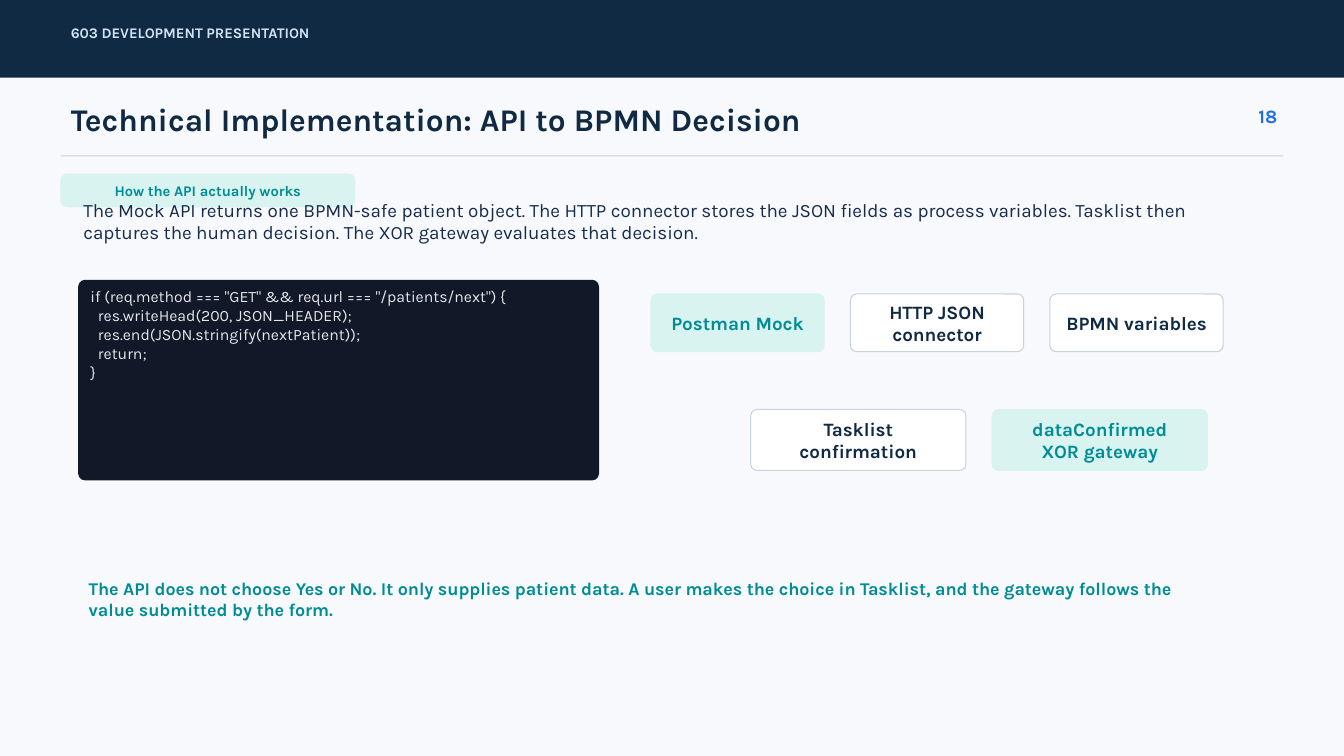
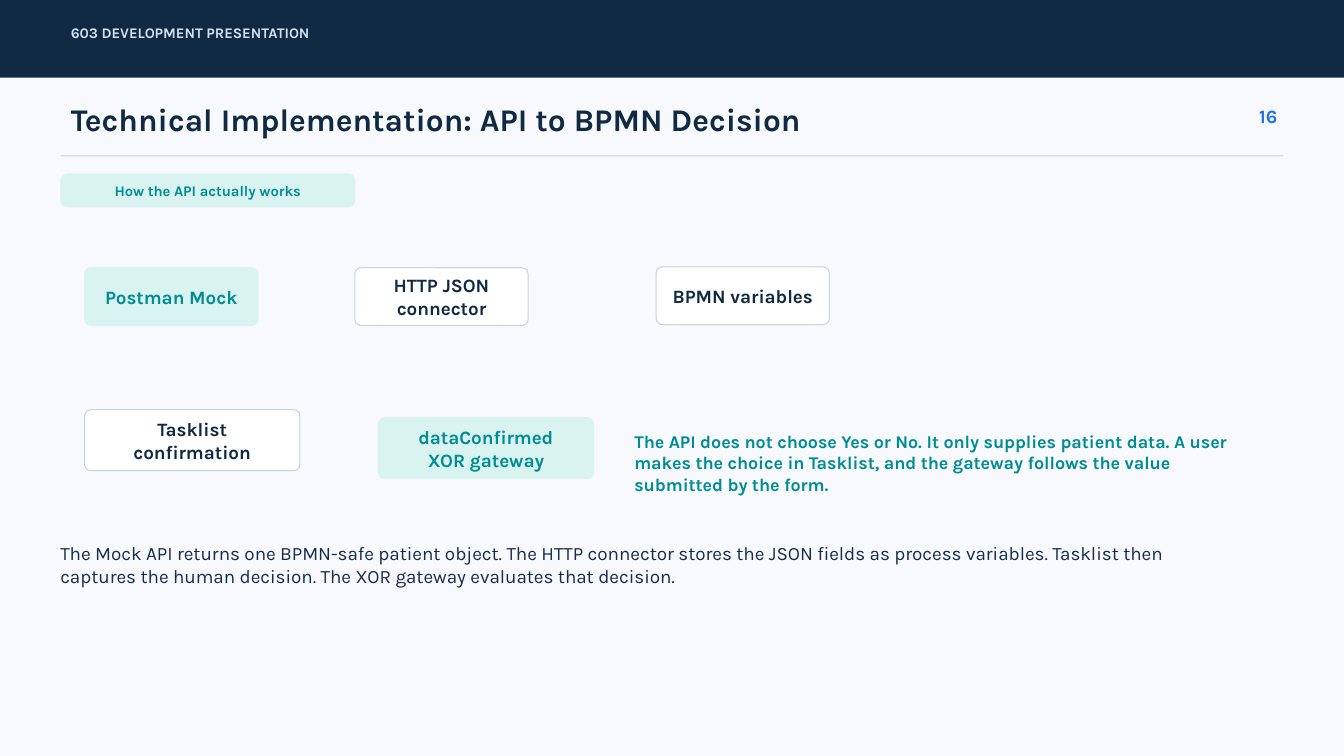
Before and after one commit to huanxihuanxi666/UFCEP6-0-3, a slide deck: slide 16 of ASSIGNMENT(END OF WEEK6)/Development_Presentation(end of week6)/PRESENTATION/presentation.pptx (slide 15 before the commit). Drawn at 1344x756 pixels with LibreOffice and Linux fonts; fonts in the diff are those of the drawing. Boxes give left, top, right and bottom in pixels: in the first picture for what was removed or moved away, otherwise in the second. Text is boxed around its words. In the diff, an @@ line names an element or a change of style, - is before the commit and + after.

```diff
--- a/ASSIGNMENT(END OF WEEK6)/Development_Presentation(end of week6)/PRESENTATION/presentation.pptx
+++ b/ASSIGNMENT(END OF WEEK6)/Development_Presentation(end of week6)/PRESENTATION/presentation.pptx
@@ rounded rectangle "Postman Mock": place and size @@
-rounded rectangle "Postman Mock" at (651,294,825,352)
+rounded rectangle "Postman Mock" at (85,268,258,326)
@@ rounded rectangle "HTTP JSON": place and size @@
-rounded rectangle "HTTP JSON" at (851,294,1024,352)
+rounded rectangle "HTTP JSON" at (355,268,528,326)
@@ rounded rectangle "BPMN variables": place and size @@
-rounded rectangle "BPMN variables" at (1051,294,1224,352)
+rounded rectangle "BPMN variables" at (656,267,830,325)
@@ rounded rectangle removed at (79,280,599,480) @@
-if (req.method === "GET" && req.url === "/patients/next") {
-res.writeHead(200, JSON_HEADER);
-res.end(JSON.stringify(nextPatient));
-return;
-}
@@ rounded rectangle "Tasklist confirmation": place and size @@
-rounded rectangle "Tasklist confirmation" at (751,409,967,470)
+rounded rectangle "Tasklist confirmation" at (85,409,300,470)
@@ rounded rectangle "dataConfirmed": place and size @@
-rounded rectangle "dataConfirmed" at (992,409,1208,470)
+rounded rectangle "dataConfirmed" at (378,417,594,478)
@@ text "The API does not choose ..." rewrapped from (89,582,1172,621) to (634,435,1227,496) @@
@@ text "The Mock API returns one ...": place and size @@
-text "The Mock API returns one ..." at (83,204,1185,244)
+text "The Mock API returns one ..." at (60,547,1162,588)
```
Also in this commit, not shown: 8 other slides changed, 2 slides added, 2 slides removed.
